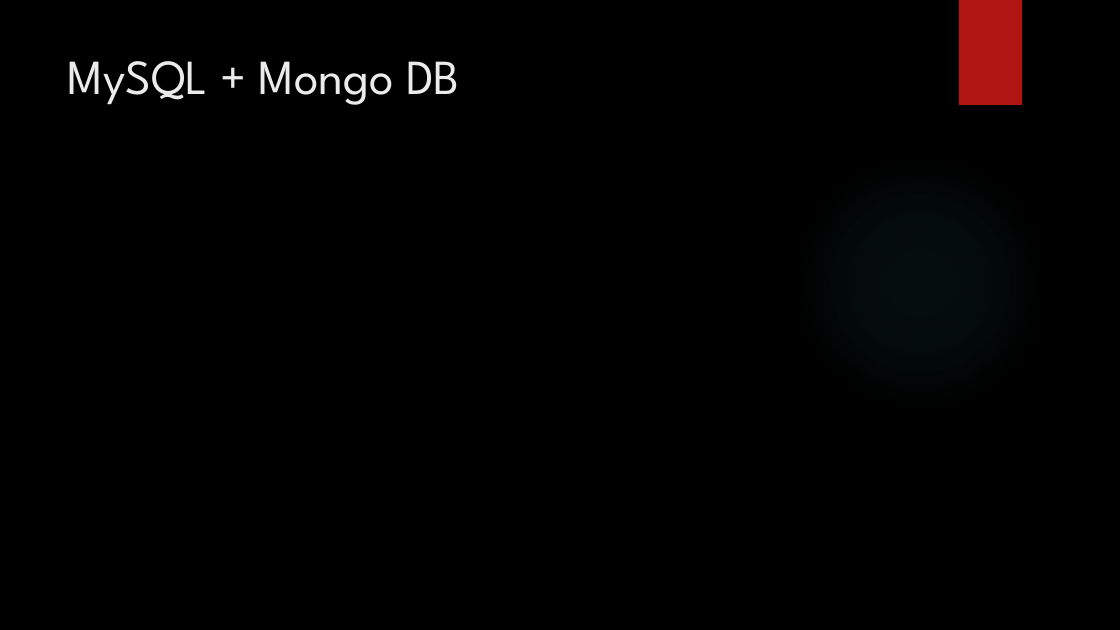
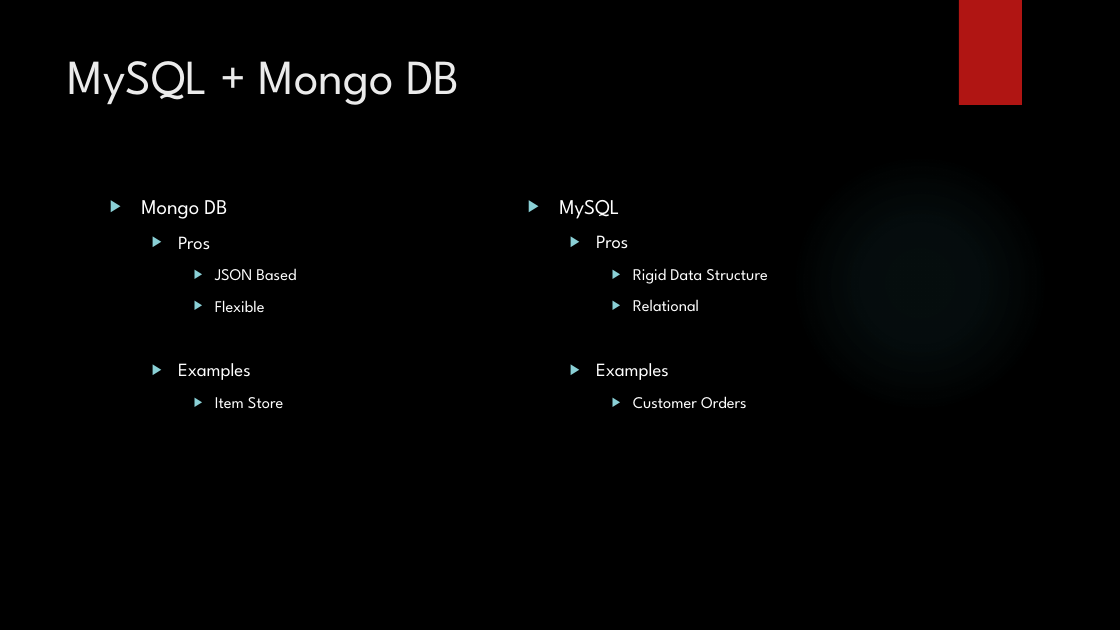
Before and after one commit to DaveWoodie/SpringWater, a slide deck: slide 7 of Project Springwater.pptx (slide 6 before the commit). Drawn at 1120x630 pixels with LibreOffice and Linux fonts; fonts in the diff are those of the drawing; background and template pictures are left out. Boxes give left, top, right and bottom in pixels: in the first picture for what was removed or moved away, otherwise in the second. Text is boxed around its words. In the diff, an @@ line names an element or a change of style, - is before the commit and + after.

```diff
--- a/Project Springwater.pptx
+++ b/Project Springwater.pptx
@@ text added at box(141, 200, 296, 408), 14 pt, text #FFFFFF @@
+▶ Mongo DB
+  ▶ Pros
+    ▶ JSON Based
+    ▶ Flexible
+  ▶ Examples
+    ▶ Item Store
@@ text added at box(559, 200, 767, 408), 14 pt, text #FFFFFF @@
+▶ MySQL
+  ▶ Pros
+    ▶ Rigid Data Structure
+    ▶ Relational
+  ▶ Examples
+    ▶ Customer Orders
```
Also in this commit, not shown: 2 other slides changed, 8 slides added, 1 other file.
